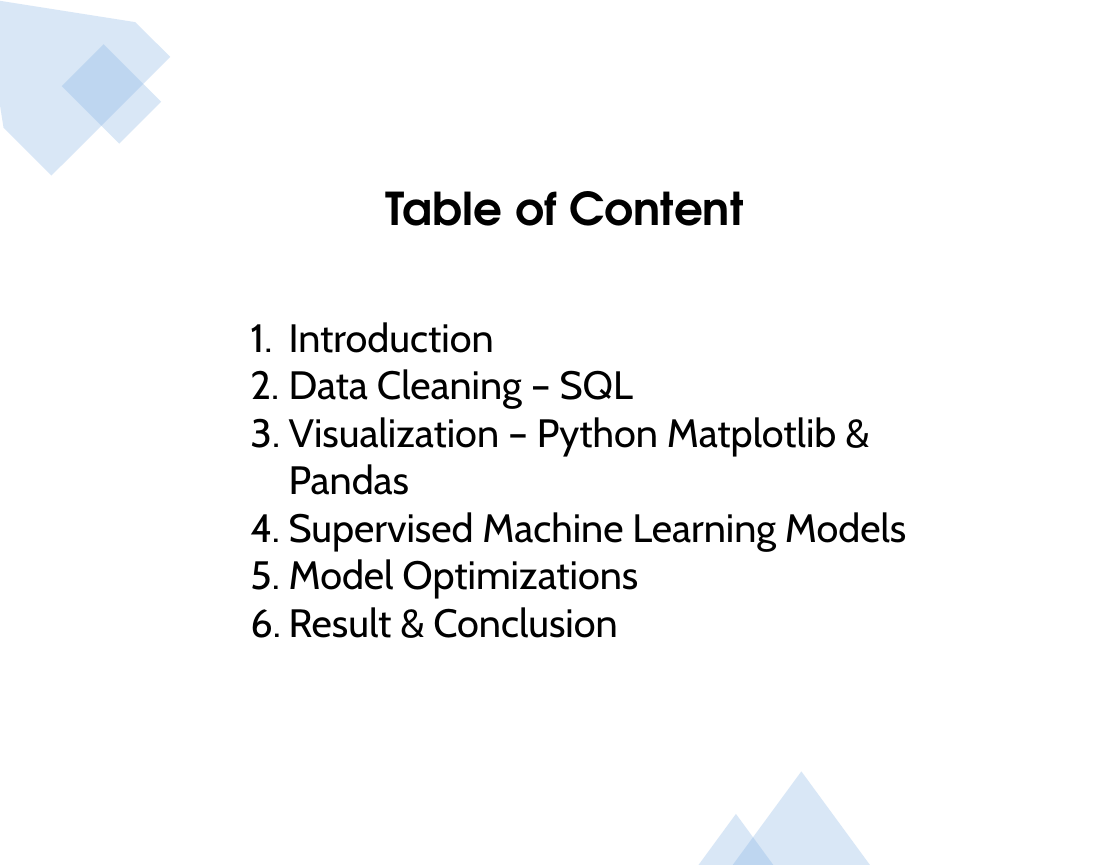
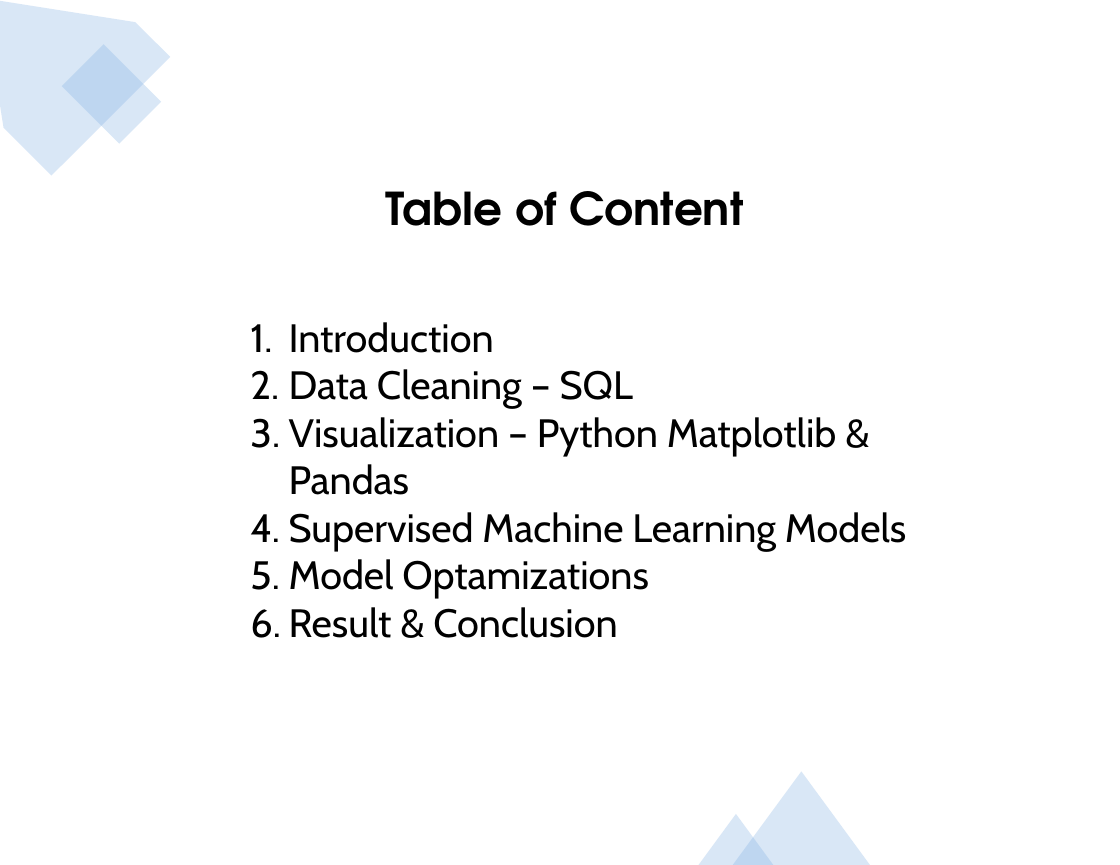
Before and after one commit to jojoalva/Stroke-Project-4, a slide deck: slide 2 of Presentation/Project4_presentation_draft.pptx. Drawn at 1120x865 pixels with LibreOffice and Linux fonts; fonts in the diff are those of the drawing. Boxes give left, top, right and bottom in pixels: in the first picture for what was removed or moved away, otherwise in the second. Text is boxed around its words. In the diff, an @@ line names an element or a change of style, - is before the commit and + after.

```diff
--- a/Presentation/Project4_presentation_draft.pptx
+++ b/Presentation/Project4_presentation_draft.pptx
@@ text at [289, 559, 648, 598]: text changed @@
-5. Model Optimizations
+5. Model Optamizations
```
Also in this commit, not shown: 2 other slides changed, 5 slides added, 19 slides removed, 8 other files.
